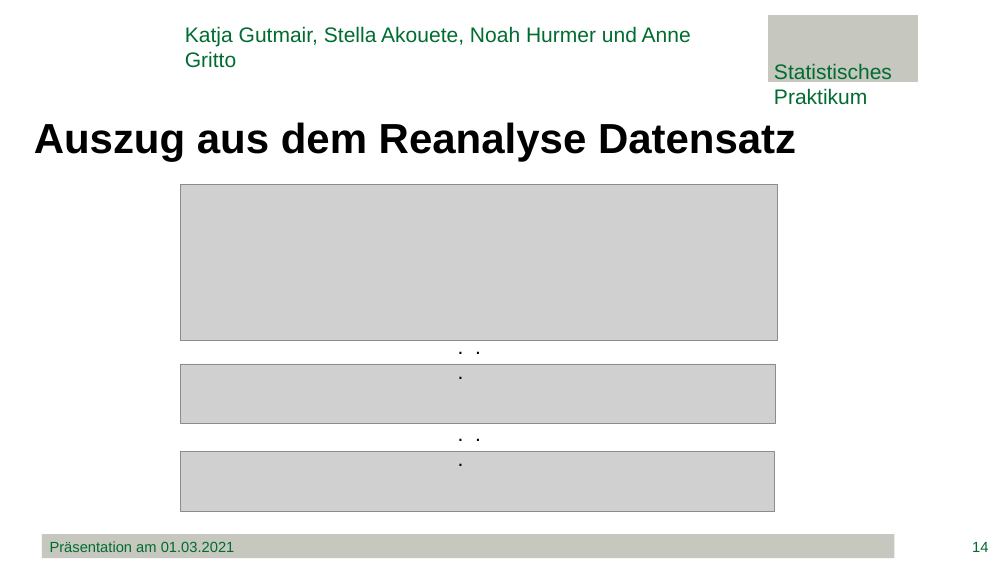
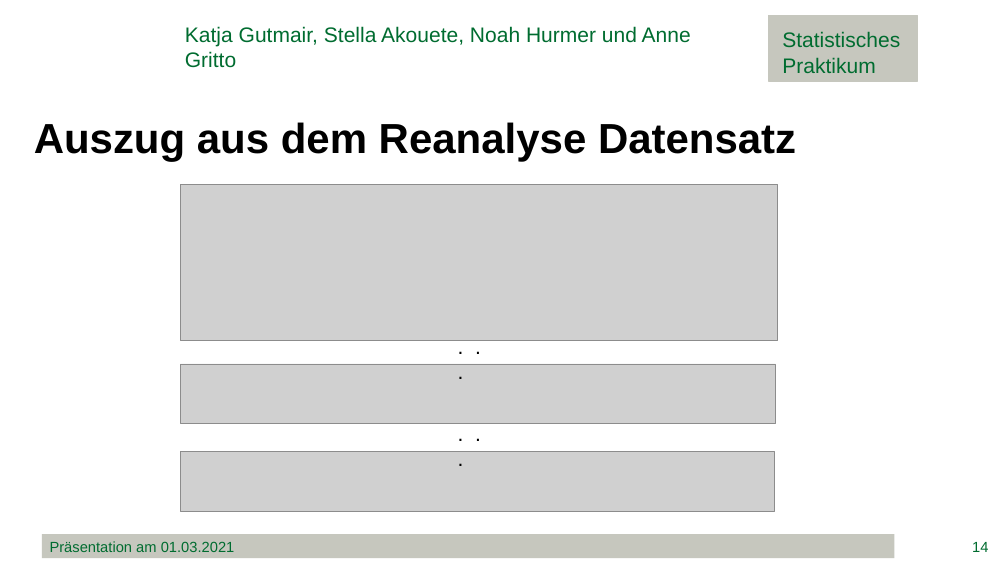
Before and after one commit to minimops/weatherFrog, a slide deck: slide 14 of documentation/ppt/Präsentation.pptx. Drawn at 1008x567 pixels with LibreOffice and Linux fonts; fonts in the diff are those of the drawing; grey boxes stand for pictures; background and template pictures are left out. Boxes give left, top, right and bottom in pixels: in the first picture for what was removed or moved away, otherwise in the second. Text is boxed around its words. In the diff, an @@ line names an element or a change of style, - is before the commit and + after.

```diff
--- a/documentation/ppt/Präsentation.pptx
+++ b/documentation/ppt/Präsentation.pptx
@@ text at (782,31,900,73): text changed @@
-Statistisches Praktikum
+Statistisches
+Praktikum
```
Also in this commit, not shown: 5 other slides changed, 4 other files.
